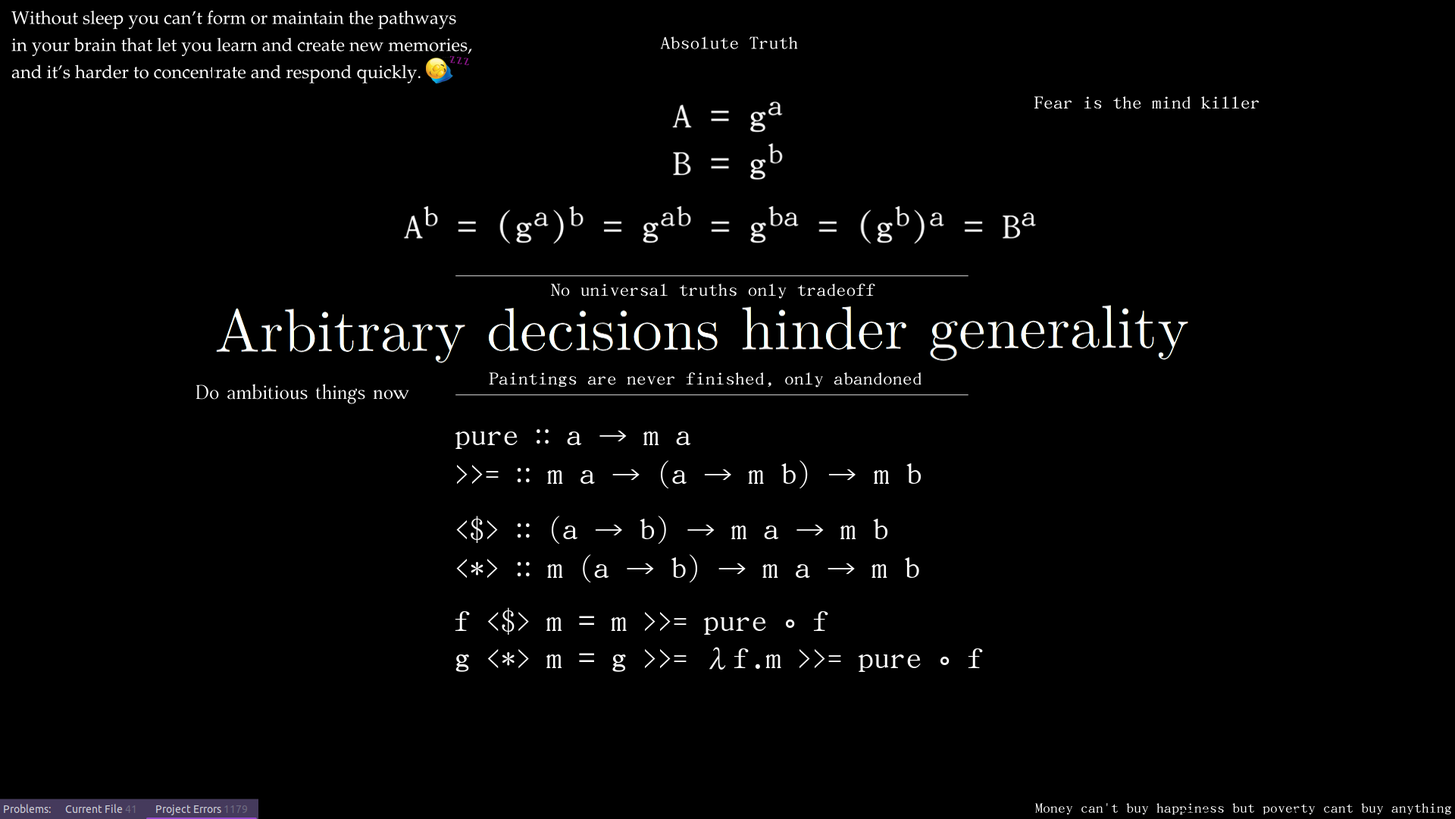
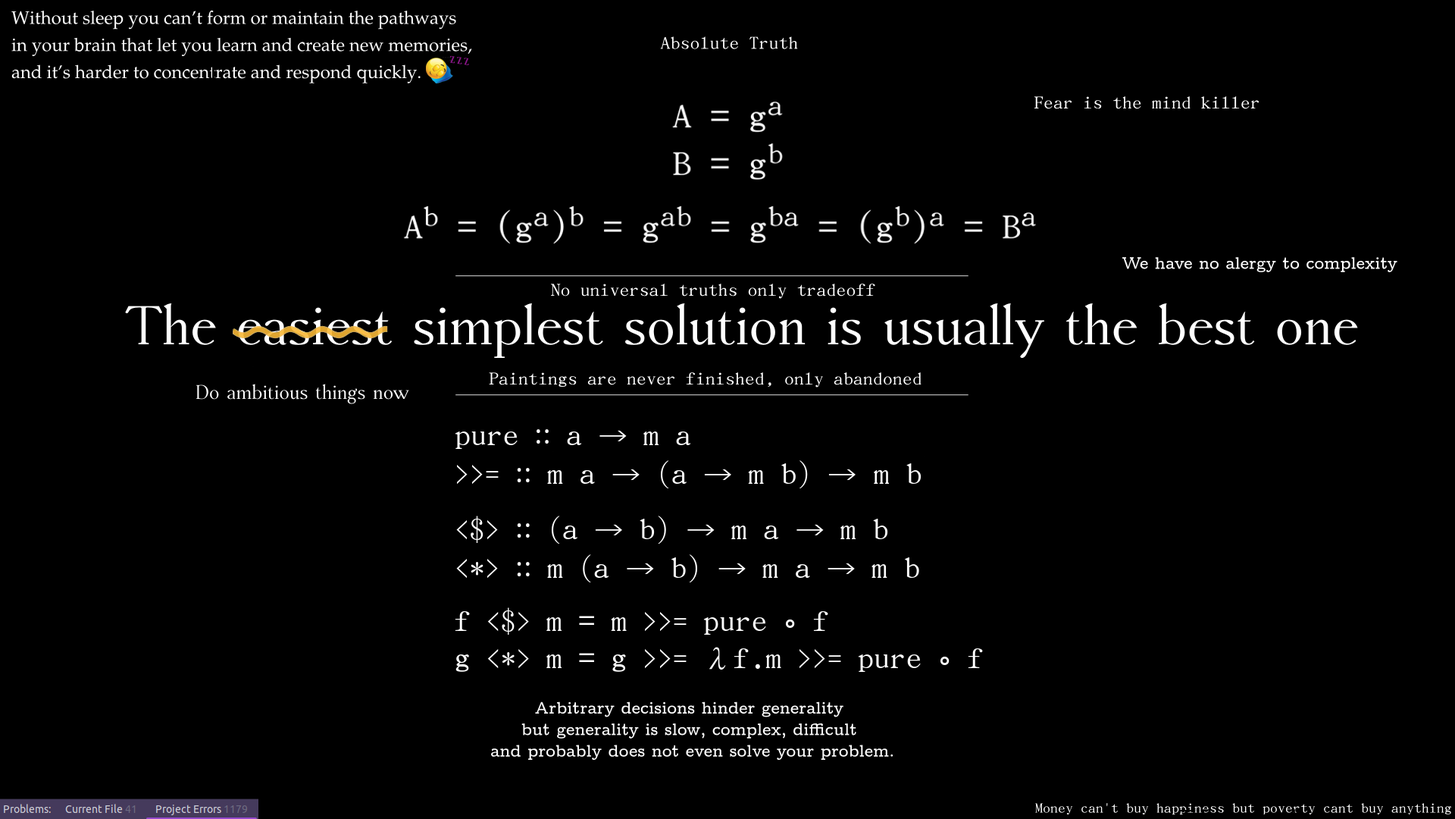
Revision of a layered (1455, 819) image; what changed, layer by layer:
added layer "wavy line yellow" (90%) above "Vectorlaag 1" over <box>194,306,437,361</box>
added layer "Vectorlaag 1" above "Tekenlaag 3 (geplakt)" over <box>125,303,1359,364</box>
painted on "Tekenlaag 3 (geplakt)" over <box>194,256,1398,761</box>
painted on "monads big" over <box>388,339,1019,728</box>
painted on "sleep + arbitrary hinders" over <box>125,256,1398,761</box>
painted on "background" over <box>125,256,1398,761</box>
